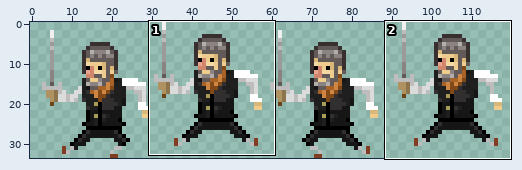
Two versions of one sprite sheet, src/assets/images/fighter.png. Above, an overview of the earlier version with the close-up marked.
Close-up. First the earlier version:
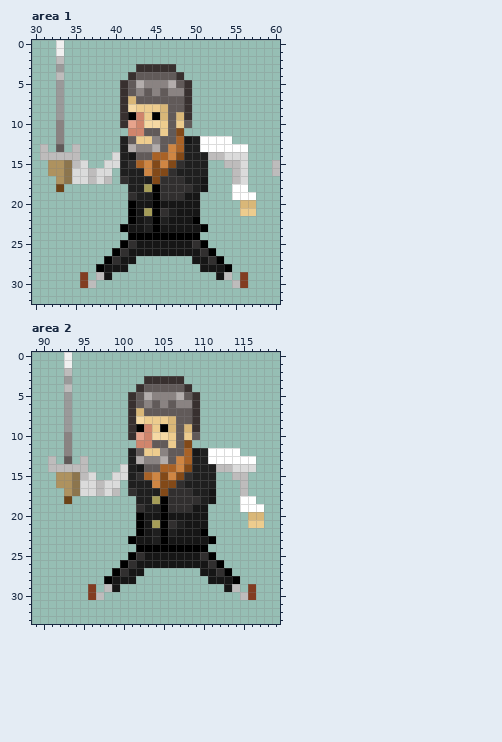
The file is 120x34 pixels. Colours within 5 levels of each other are drawn and written as one. Shown: area 1: x 30..60, y 0..32; area 2: x 89..119, y 0..33.
The same view after the edit:
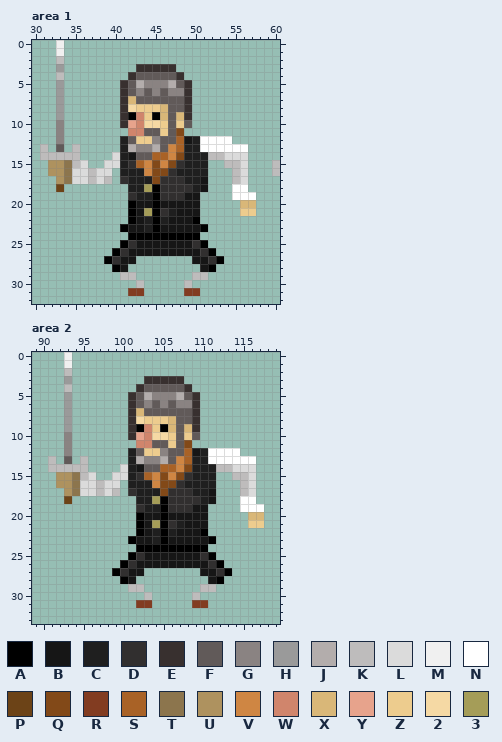
Palette (. is transparent): A #000000  B #161616  C #1f1f1f  D #312f2f  E #38302f  F #615a59  G #8a8382  H #9a9a9a  J #b3adac  K #bebcbc  L #dbdbdb  M #f0f0f0  N #ffffff  P #6c4317  Q #824918  R #823c21  S #a96226  T #8c754d  U #ae925f  V #cf8643  W #d0856c  X #d9b778  Y #e7a38c  Z #edcc8e  2 #f5d9a4  3 #a59d58
The edit:
--- area 1
@@ x 30..60 @@
 27 .........ADBB.......BBDA.......
-28 ........ABBB.........BBBA......
-29 ......R.KB.............BK.R....
-30 ......RK.................KR....
-31 ...............................
+28 ..........AB.........BA........
+29 ...........KK.......KK.........
+30 .............K.....K...........
+31 ............RR.....RR..........
 32 ...............................
--- area 2
@@ x 114..118 @@
 14 LLL..
-15 KK...
-16 .K...
-17 .K...
+15 KKL..
+16 .KL..
+17 .KL..
 18 .NN..
@@ x 89..119 @@
 27 ..........ADBB.......BBDA......
-28 .........ABBB.........BBBA.....
-29 .......R.KB.............BK.R...
-30 .......RK.................KR...
-31 ...............................
+28 ...........AB.........BA.......
+29 ............KK.......KK........
+30 ..............K.....K..........
+31 .............RR.....RR.........
 32 ...............................
Pixel boxes of the changes (left, top, right, bottom) in both close-ups:
changed: (80, 264, 144, 296)
changed: (184, 264, 248, 296)
added: (248, 472, 256, 496)
changed: (88, 576, 152, 608)
changed: (192, 576, 256, 608)
